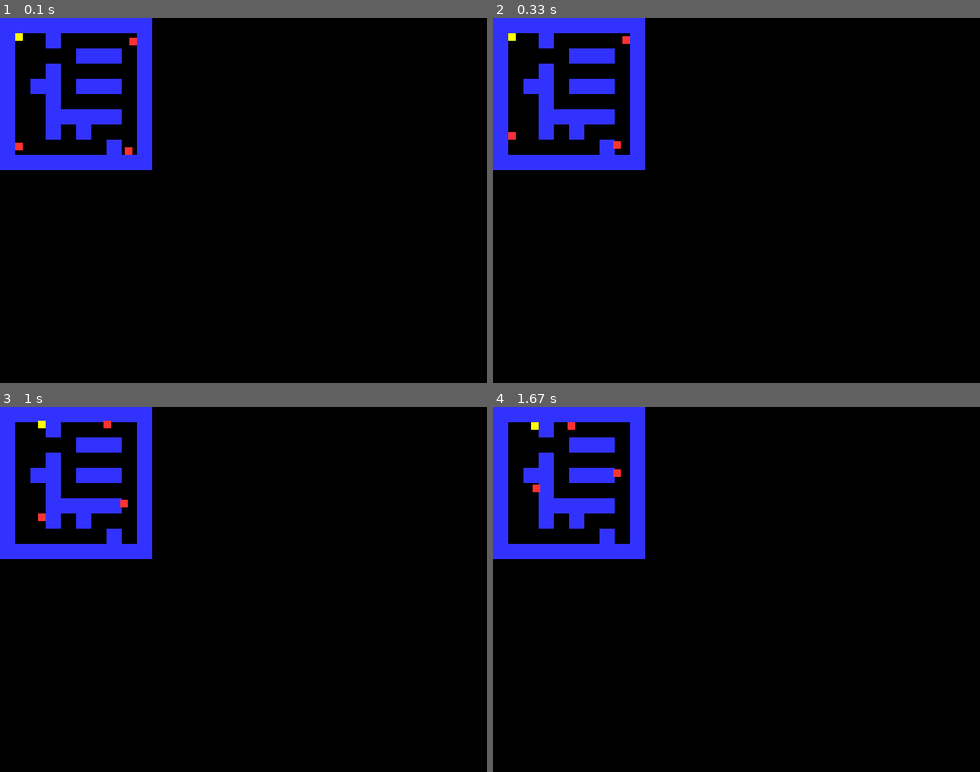
Above: before the commit, frames 1-4 (two rows, left to right).
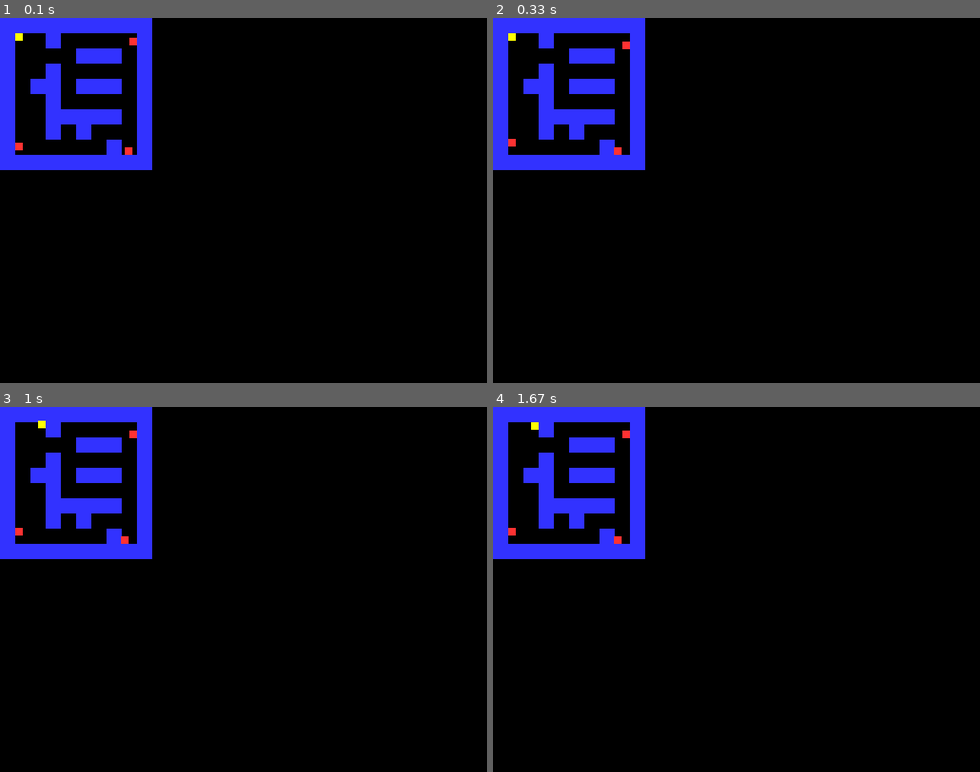
Above: after the commit, the same moments.

Repository: JavierRT7/RamosTurnes-classwork
Game: pygame game, started from pyGame/Maps/Maps.py
Two runs of this game, one before a commit and one after it. Both use one fixed random seed, a clock stepped at 60 frames per second and the inputs below.
Inputs:
- Up to frame 1 (0.1 s): no input
- Up to frame 2 (0.33 s): no input
- Up to frame 3 (1 s): hold Right 0.33-0.8 s; hold Up from 0.83 s (still down)
- Up to frame 4 (1.67 s): release Up at 1.13 s; hold Right 1.17-1.63 s

Frame 1 is identical in both runs. In frame 2, 0.2% of the frame differs, in the area x 3-29%, y 5-38%; in frame 3, 0.2%, in the area x 3-29%, y 3-38%; in frame 4, 0.2%.

Commit message:
insert sort

Diff:
--- a/Classwork/Python Practice.py
+++ b/Classwork/Python Practice.py
@@ -1,2 +1,12 @@
-my_array_list = [[x for x in range(4)] for x in range(10)]
-print(my_array_list)
+aList = [15, 73, 29, 66, 35, 11, 43, 21]
+print(aList)
+for j in range(1, len(aList) - 1):
+    nextNum = aList[j]
+    i = j-1
+    while i >= 0 and aList[i] > nextNum:
+        aList[i + 1] = aList[i]
+        i = i - 1
+    #endwhile
+    aList[i + 1] = nextNum
+#Next
+print(aList)
--- a/pyGame/Maps/Maps.py
+++ b/pyGame/Maps/Maps.py
@@ -29,6 +29,20 @@
         self.rect.y = y_ref
     #End Procedure
 #End Class
+class background(pygame.sprite.Sprite):
+    # Define the constructor for invader
+    def __init__(self, color, width, height, x_ref, y_ref):
+        # Call the sprite constructor
+        super().__init__()
+        # Create a sprite and fill it with colour
+        self.image = pygame.Surface([width,height])
+        self.image.fill(color)
+        self.rect = self.image.get_rect()
+        # Set the position of the player attributes
+        self.rect.x = x_ref
+        self.rect.y = y_ref
+    #End Procedure
+#End Class
 class Player(pygame.sprite.Sprite):
   # Define the constructor for snow
   def __init__(self, color, width, height):
@@ -88,31 +102,45 @@
     self.rect.x = self.rect.x + self.speed2_x
     self.rect.y = self.rect.y + self.speed2_y
     for foo in enemy_hit_list:
-      if pacman.rect.x > self.rect.x:
+      self.rect.x = self.old_x
+      self.rect.y = self.old_y
+      if self.speed2_x == 1:
+        self.speed2_x = -1
+      elif self.speed2_x == -1:
         self.speed2_x = 1
-      elif pacman.rect.x < self.rect.x:
-        self.speed2_x = -1
-      elif pacman.rect.x == self.rect.x:
-        self.speed2_x = 0
-      #End If
-      if pacman.rect.y > self.rect.y:
+      #End If
+      if self.speed2_y == 1:
+        self.speed2_y = -1
+      elif self.speed2_y == -1:
         self.speed2_y = 1
-      elif pacman.rect.y < self.rect.y:
-        self.speed2_y = -1
-      elif pacman.rect.y == self.rect.y:
-        self.speed2_y = 0
-      #End If
-      if self.speed2_x == 1 and self.speed2_y == 1:
-        self.speed2_y = 0
-      #End If
-      if self.speed2_x == 1 and self.speed2_y == -1:
-        self.speed2_y = 0
-      #End If
-      if self.speed2_x == -1 and self.speed2_y == 1:
-        self.speed2_x = 0
-      #End If
-      if self.speed2_x == -1 and self.speed2_y == -1:
-        self.speed2_x = 0
+      #End If
+
+    #for foo in enemy_background_hit_list:
+      #if pacman.rect.x > self.rect.x:
+        #self.speed2_x = 1
+      #elif pacman.rect.x < self.rect.x:
+        #self.speed2_x = -1
+      #elif pacman.rect.x == self.rect.x:
+        #self.speed2_x = 0
+      #End If
+      #if pacman.rect.y > self.rect.y:
+        #self.speed2_y = 1
+      #elif pacman.rect.y < self.rect.y:
+        #self.speed2_y = -1
+      #elif pacman.rect.y == self.rect.y:
+        #self.speed2_y = 0
+      #End If
+      #if self.speed2_x == 1 and self.speed2_y == 1:
+        #self.speed2_y = 0
+      #End If
+      #if self.speed2_x == 1 and self.speed2_y == -1:
+        #self.speed2_y = 0
+      #End If
+      #if self.speed2_x == -1 and self.speed2_y == 1:
+        #self.speed2_x = 0
+      #End If
+      #if self.speed2_x == -1 and self.speed2_y == -1:
+        #self.speed2_x = 0
       #End If
     #Next
     self.old_x = self.rect.x
@@ -137,6 +165,7 @@
 all_sprites_list = pygame.sprite.Group()
 # Create a list of tiles for the walls
 wall_list = pygame.sprite.Group()
+background_list = pygame.sprite.Group()
 player_list = pygame.sprite.Group()
 enemy_list = pygame.sprite.Group()
 # Create walls on the screen (each tile is 20 x 20 so alter cords)
@@ -146,6 +175,15 @@
             my_wall = tile(BLUE, 20, 20, x*20, y *20)
             wall_list.add(my_wall)
             all_sprites_list.add(my_wall)
+        #End If
+    #Next
+#Next
+for y in range(10):
+    for x in range (10):
+        if map[x][y] == 0:
+            my_background = background(BLACK, 20, 20, x*20, y *20)
+            background_list.add(my_background)
+            all_sprites_list.add(my_background)
         #End If
     #Next
 #Next
@@ -189,6 +227,7 @@
   pacman_old_x = pacman.rect.x
   pacman_old_y = pacman.rect.y
   enemy_hit_list = pygame.sprite.groupcollide(enemy_list, wall_list, dokilla=False, dokillb=False, collided=None)
+  enemy_background_hit_list = pygame.sprite.groupcollide(enemy_list, background_list, dokilla=False, dokillb=False, collided=None)
   # -- Game logic goes after this comment
   all_sprites_list.update()
   # -- Screen background is BLACK
